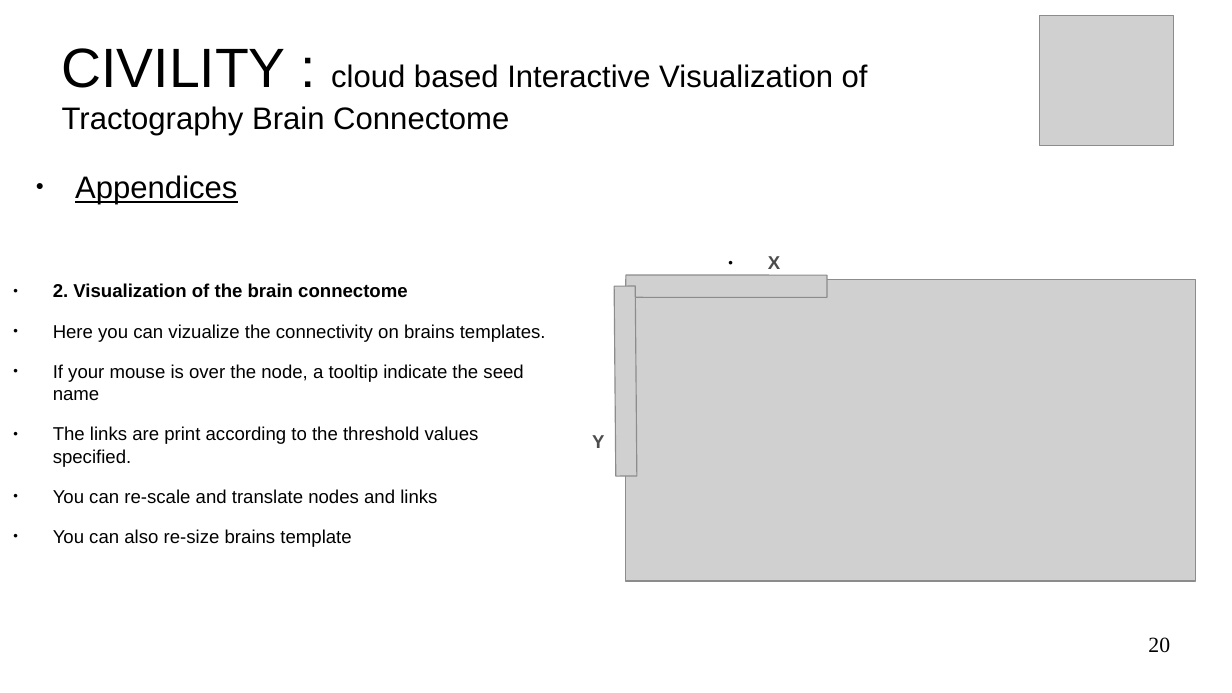
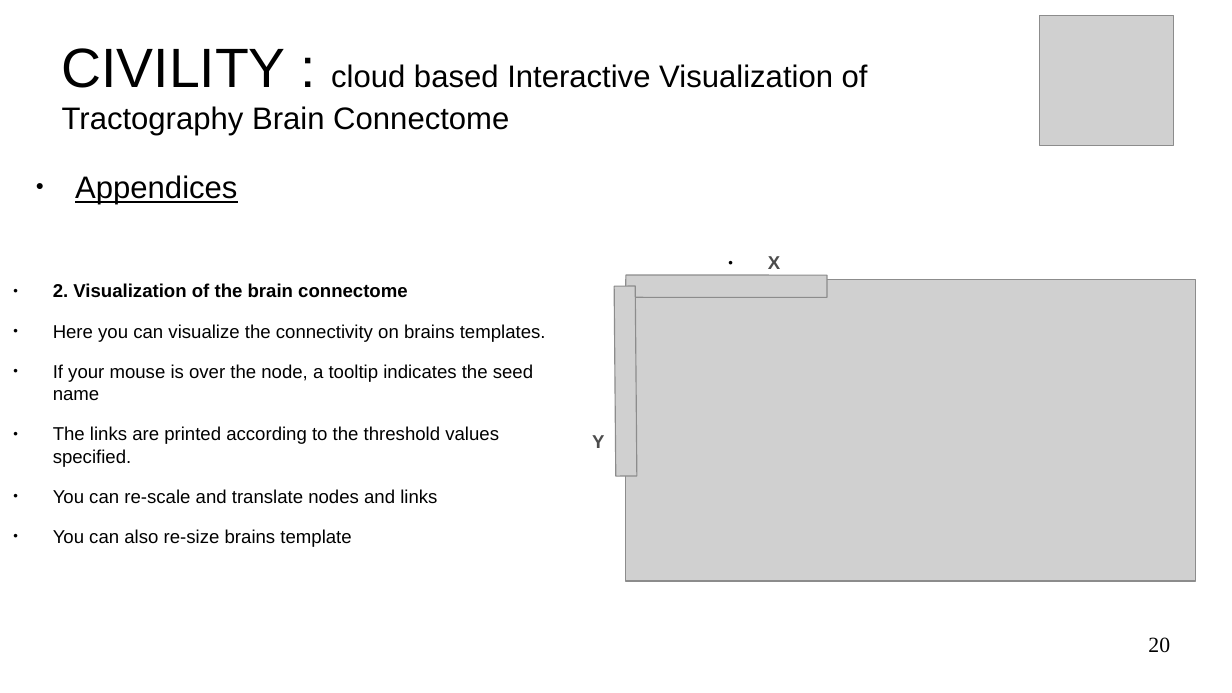
Before and after one commit to NIRALUser/CIVILITY, a slide deck: slide 20 of doc/tutorialCIVILITY.odp. Drawn at 1232x693 pixels with LibreOffice and Linux fonts; fonts in the diff are those of the drawing; grey boxes stand for pictures; background and template pictures are left out. Boxes give left, top, right and bottom in pixels: in the first picture for what was removed or moved away, otherwise in the second. Text is boxed around its words. In the diff, an @@ line names an element or a change of style, - is before the commit and + after.

```diff
--- a/doc/tutorialCIVILITY.odp
+++ b/doc/tutorialCIVILITY.odp
@@ text at (53, 324, 546, 467): text changed @@
-● Here you can vizualize the connectivity on brains templates.
-● If your mouse is over the node, a tooltip indicate the seed name
-● The links are print according to the threshold values specified.
+● Here you can visualize the connectivity on brains templates.
+● If your mouse is over the node, a tooltip indicates the seed name
+● The links are printed according to the threshold values specified.
```
Also in this commit, not shown: 17 other slides changed, 1 other file.
